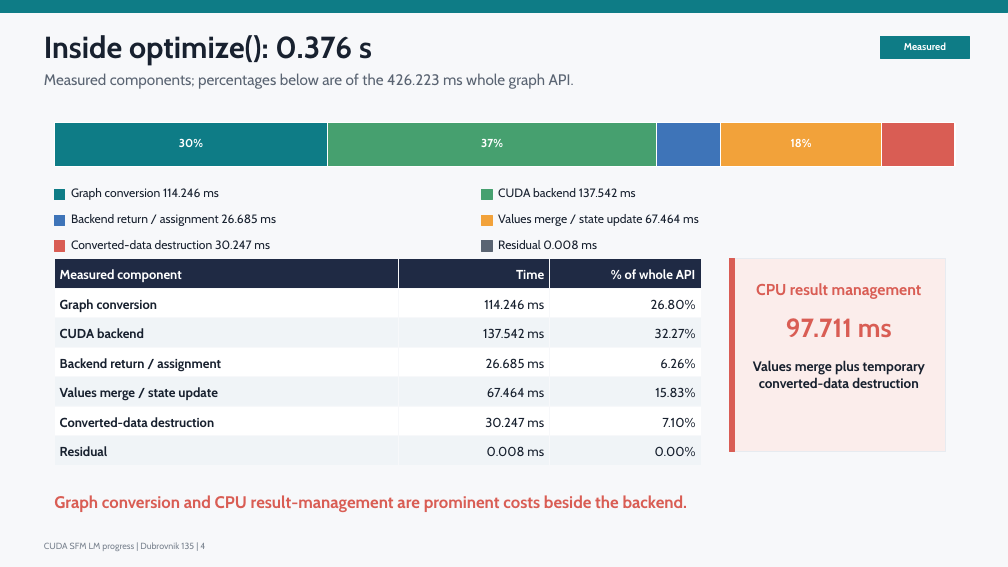
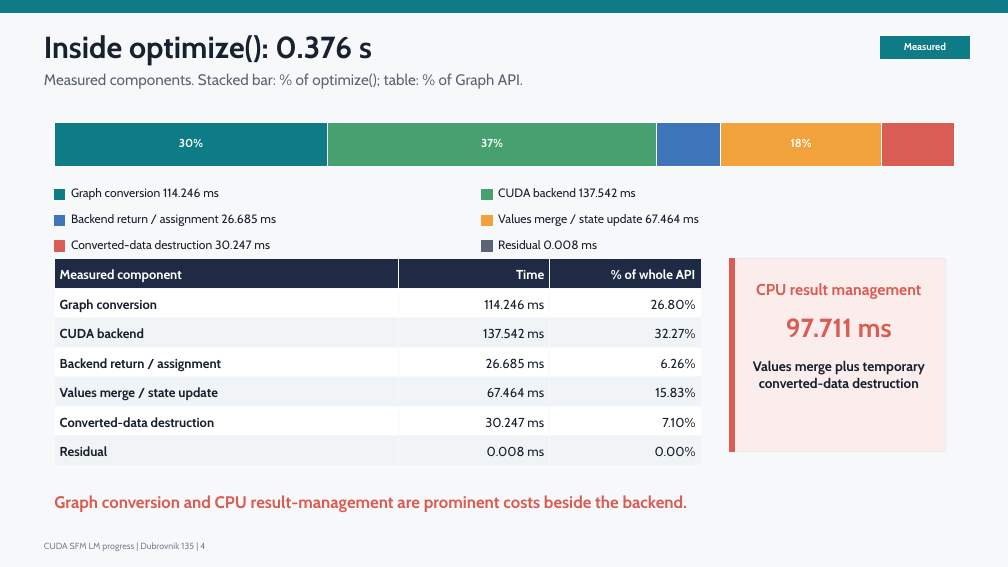
Before and after one commit to borglab/gtsam, a slide deck: slide 4 of timing/sfm_ba/benchmark_logs/20260710T_cuda_sfm_progress/cuda_sfm_progress_update.pptx. Drawn at 1008x567 pixels with LibreOffice and Linux fonts; fonts in the diff are those of the drawing. Boxes give left, top, right and bottom in pixels: in the first picture for what was removed or moved away, otherwise in the second. Text is boxed around its words. In the diff, an @@ line names an element or a change of style, - is before the commit and + after.

```diff
--- a/timing/sfm_ba/benchmark_logs/20260710T_cuda_sfm_progress/cuda_sfm_progress_update.pptx
+++ b/timing/sfm_ba/benchmark_logs/20260710T_cuda_sfm_progress/cuda_sfm_progress_update.pptx
@@ text at (44,73,523,89): text changed @@
-Measured components; percentages below are of the 426.223 ms whole graph API.
+Measured components. Stacked bar: % of optimize(); table: % of Graph API.
```
Also in this commit, not shown: 3 other slides changed, 1 other file.
